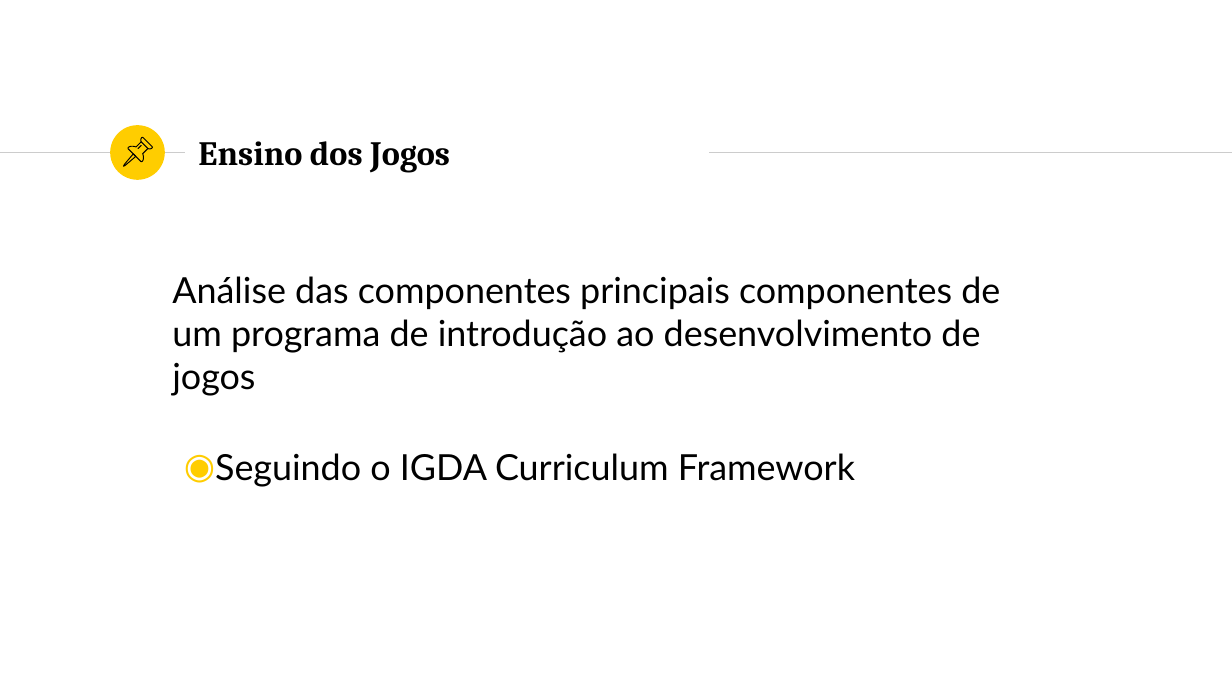
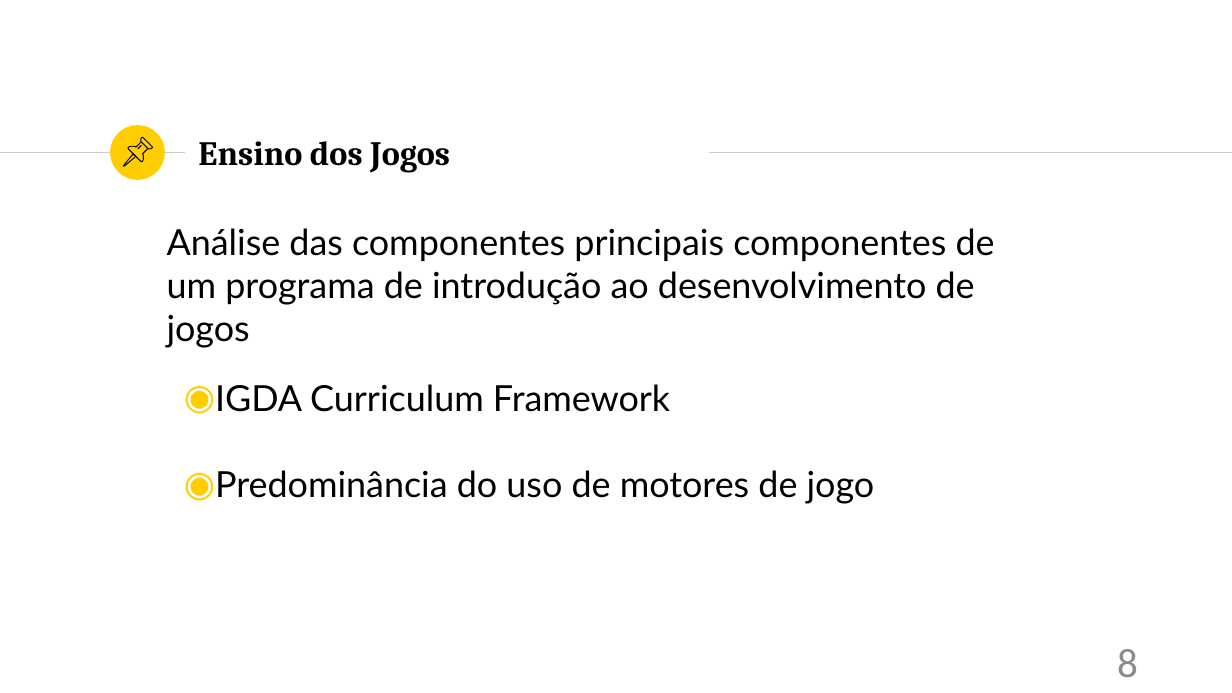
Before and after one commit to LuisEduardoReis/DISS_games, a slide deck: slide 8 of apresentacao/apresentacao.pptx. Drawn at 1232x693 pixels with LibreOffice and Linux fonts; fonts in the diff are those of the drawing. Boxes give left, top, right and bottom in pixels: in the first picture for what was removed or moved away, otherwise in the second. Text is boxed around its words. In the diff, an @@ line names an element or a change of style, - is before the commit and + after.

```diff
--- a/apresentacao/apresentacao.pptx
+++ b/apresentacao/apresentacao.pptx
@@ text "Análise das componentes principais componentes ..." rewrapped from box(172, 276, 1000, 353) to box(167, 228, 995, 348) @@
@@ text at box(215, 384, 875, 504): text changed @@
-◉ Seguindo o IGDA Curriculum Framework
+◉ IGDA Curriculum Framework
+◉ Predominância do uso de motores de jogo
@@ page number added at box(1117, 649, 1138, 677), 32 pt, text #8C8C8C @@
+8
```
Also in this commit, not shown: 30 other slides changed, 3 slides added, 1 other file.
